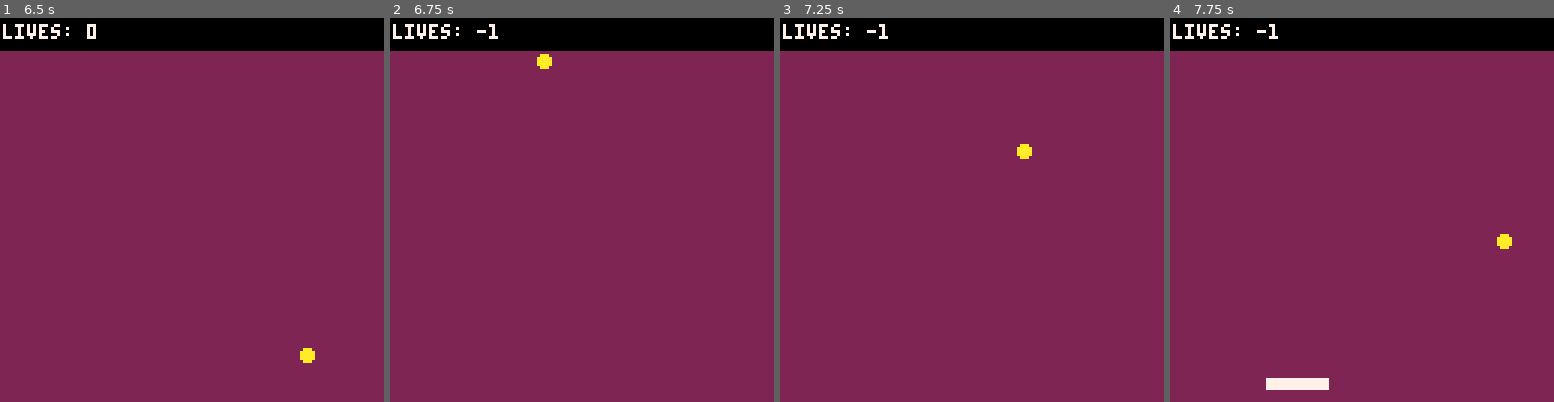
Above: before the commit, frames 1-4 (left to right).
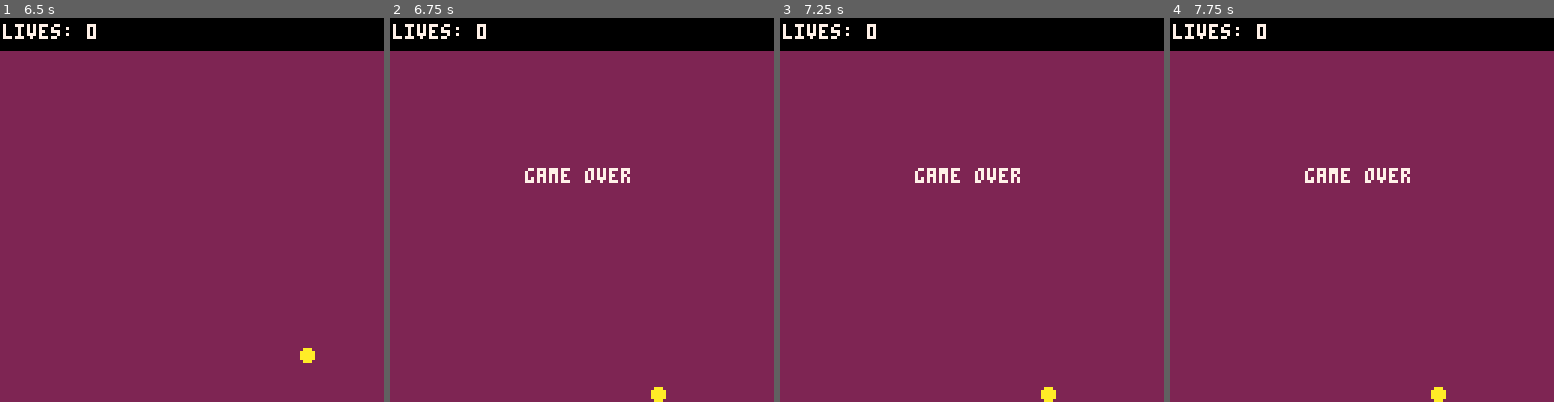
Above: after the commit, the same moments.

Repository: pencilcasestudios/picochet
Game: PICO-8 cartridge picochet.p8
The game is run twice, just before and just after one commit, with the same random seed, the same clock (stepped at 60 frames per second) and the same inputs.
Inputs:
- Up to frame 1 (6.5 s): tap X (X key) at 1.07, 2.07, 2.4, 2.73, 3.07, 3.4, 3.73, 4.07, 4.4, 4.73, 5.07, 5.4, 5.73, 6.07, 6.4 s; hold Left 1.97-2.37 s; hold Right 2.87-3.53 s; hold Right 4.13-4.53 s; hold Left 5.13-5.8 s; hold Left from 6.23 s (still down)
- Up to frame 2 (6.75 s): release Left at 6.63 s; tap X (X key) at 6.73 s
- Up to frame 3 (7.25 s): tap X (X key) at 7.07 s; hold Right from 7.13 s (still down)
- Up to frame 4 (7.75 s): keep holding Right; tap X (X key) at 7.4, 7.73 s

Frame 1 is identical in both runs. In frame 2, 0.9% of the frame differs, in the area x 22-72%, y 1-100%; in frame 3, 0.9%; in frame 4, 1.4%, in the area x 22-90%, y 1-100%.

Commit message:
Implement game over

Diff:
--- a/picochet.p8
+++ b/picochet.p8
@@ -189,6 +189,10 @@
 	return false
 end
 
+function game_over()
+	game_mode="game over"
+end
+
 function draw_start_game()
 	cls()
 	print("picochet", yellow)
@@ -243,8 +247,12 @@
 end
 
 function draw_game_over()
-	cls()
-	print("game over")
+	print(
+		"game over",
+		45,
+		50,
+		white
+	)
 end
 
 function draw_pause_game()
@@ -366,8 +374,12 @@
 	-- the ball
 	if nexty > screen_bottom then
 		lives=lives-1
-		sfx(out_of_bounds_sound)
-		serve_ball()
+		if lives < 0 then
+			game_over()
+		else
+			sfx(out_of_bounds_sound)
+			serve_ball()
+		end
 	end
 end
 
